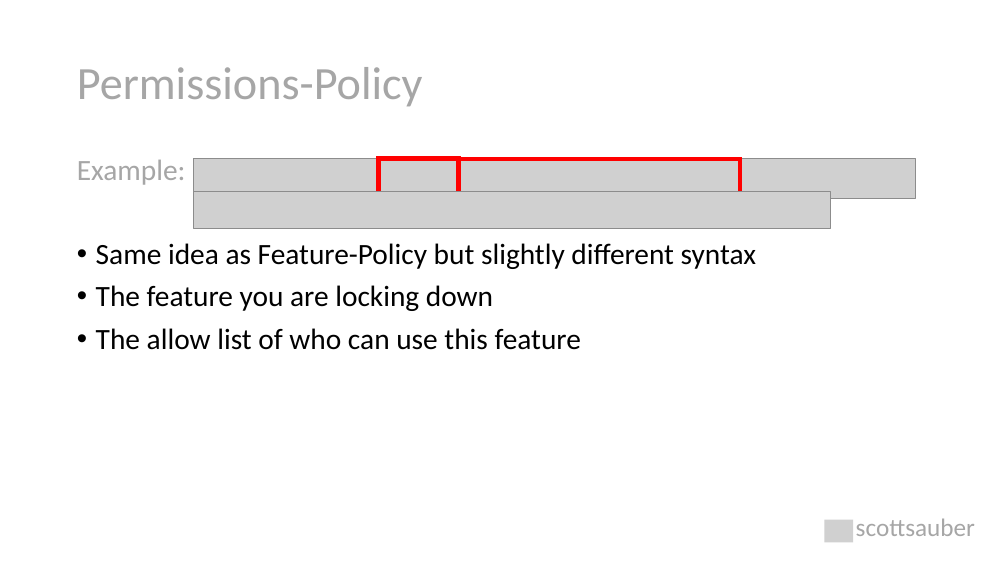
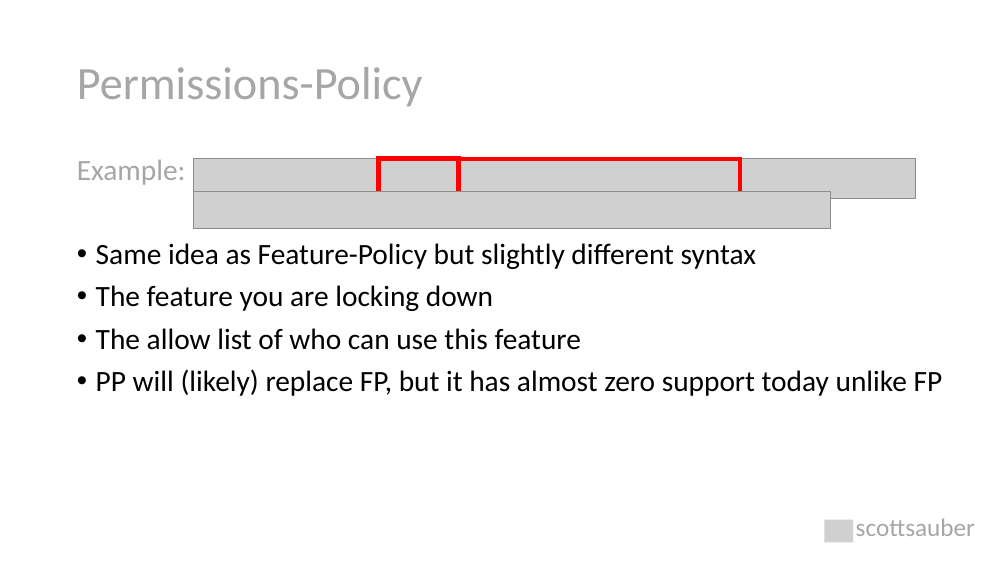
Before and after one commit to nirzaf/DotNetWorkShopTalk, a slide deck: slide 56 of 2021-05-04-MNDevelopersConference-SecurityHeaders/Security Headers Explained.pptx. Drawn at 1008x567 pixels with LibreOffice and Linux fonts; fonts in the diff are those of the drawing; grey boxes stand for pictures. Boxes give left, top, right and bottom in pixels: in the first picture for what was removed or moved away, otherwise in the second. Text is boxed around its words. In the diff, an @@ line names an element or a change of style, - is before the commit and + after.

```diff
--- a/2021-05-04-MNDevelopersConference-SecurityHeaders/Security Headers Explained.pptx
+++ b/2021-05-04-MNDevelopersConference-SecurityHeaders/Security Headers Explained.pptx
@@ text at (96, 369, 943, 396): paragraph added @@
+• PP will (likely) replace FP, but it has almost zero support today unlike FP
```
Also in this commit, not shown: 12 other slides changed, 1 other file.
